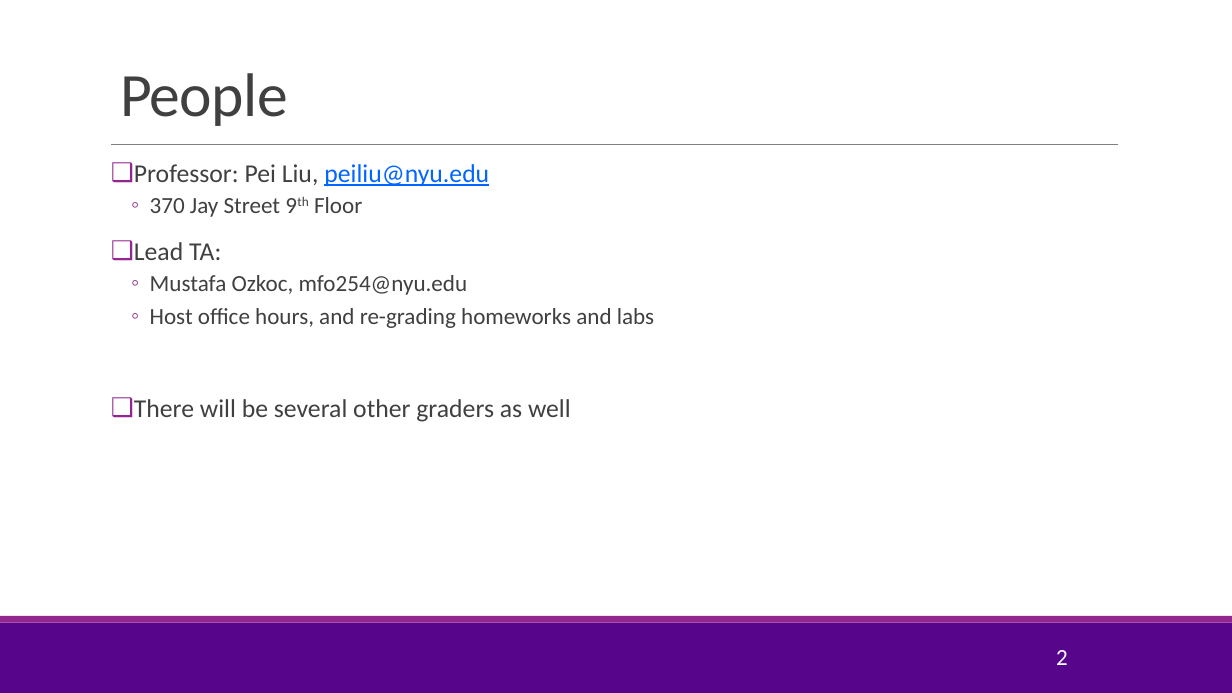
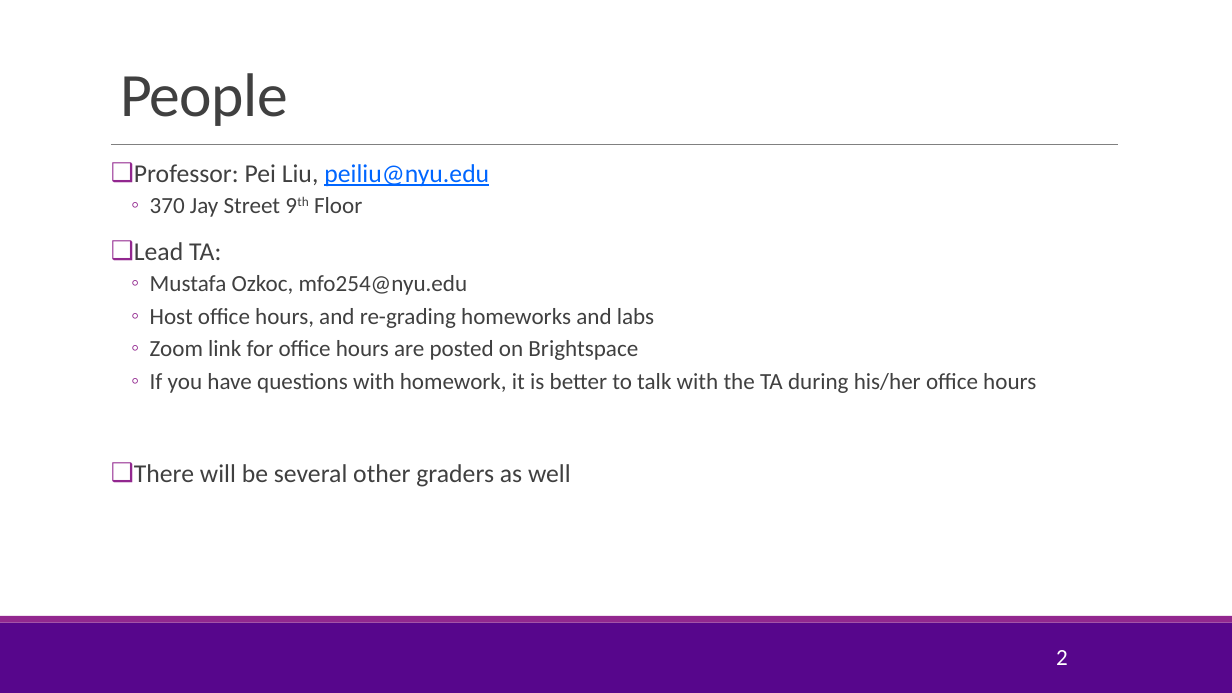
Before and after one commit to pliugithub/MachineLearning, a slide deck: slide 2 of lectures/CourseAdmin.pptx. Drawn at 1232x693 pixels with LibreOffice and Linux fonts; fonts in the diff are those of the drawing; background and template pictures are left out. Boxes give left, top, right and bottom in pixels: in the first picture for what was removed or moved away, otherwise in the second. Text is boxed around its words. In the diff, an @@ line names an element or a change of style, - is before the commit and + after.

```diff
--- a/lectures/CourseAdmin.pptx
+++ b/lectures/CourseAdmin.pptx
@@ text at box(150, 340, 1036, 393): paragraphs added @@
+  ◦ Zoom link for office hours are posted on Brightspace
+  ◦ If you have questions with homework, it is better to talk with the TA during his/her office hours
```
Also in this commit, not shown: 1 other file.
